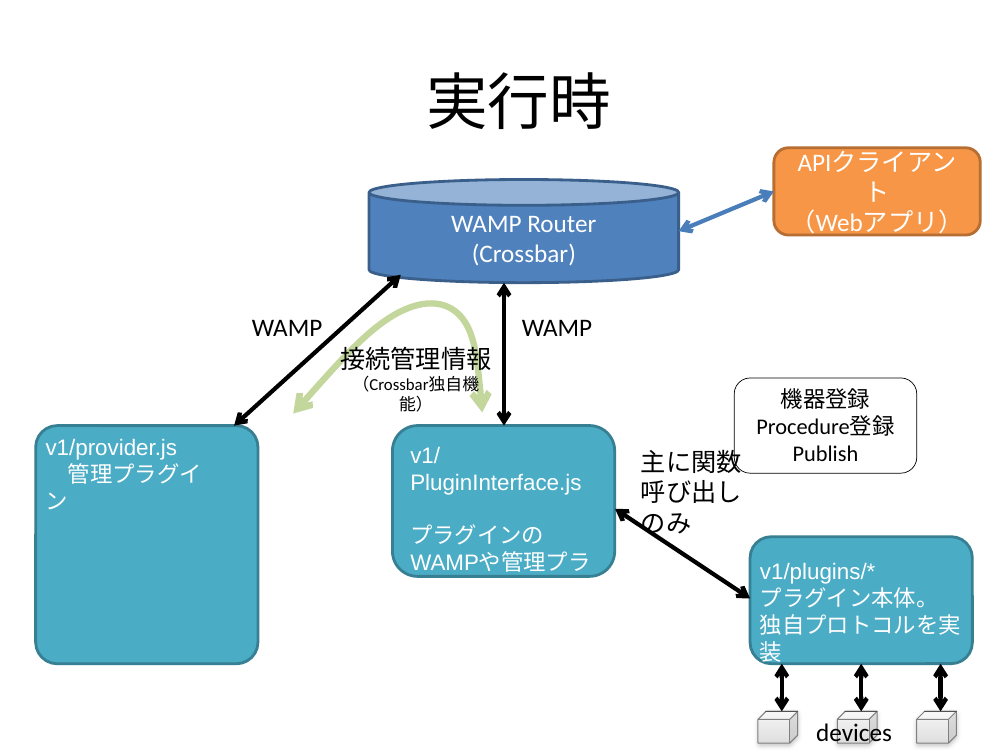
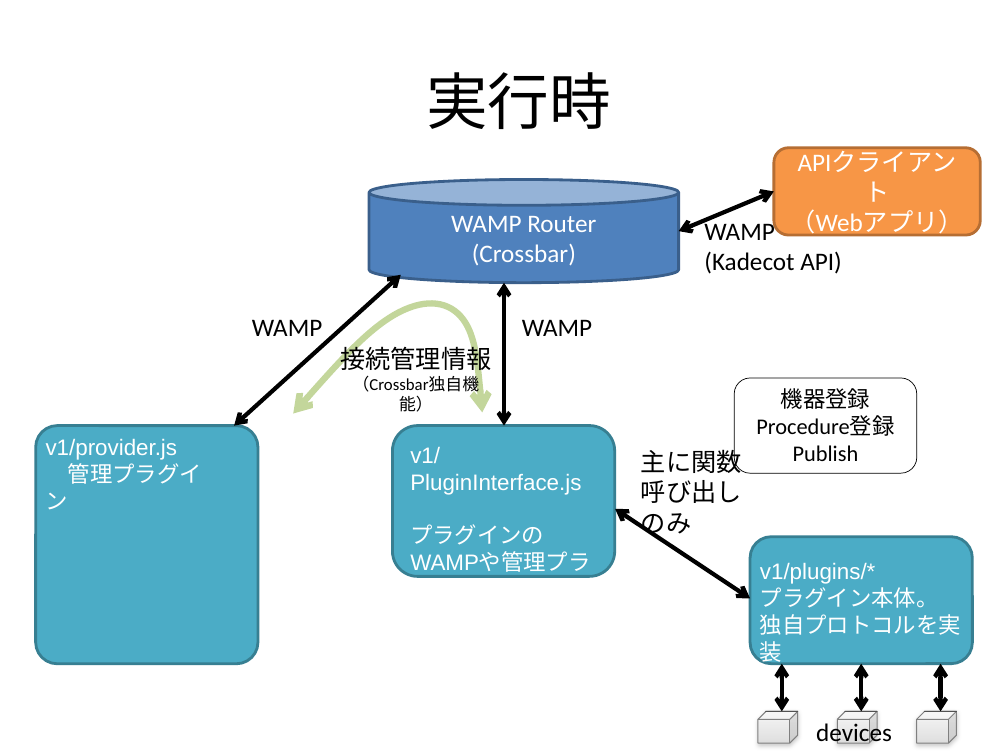
Before and after one commit to SonyCSL/Kadecot-JS, a slide deck: slide 2 of docs/Figs.pptx. Drawn at 1008x756 pixels with LibreOffice and Linux fonts; fonts in the diff are those of the drawing. Boxes give left, top, right and bottom in pixels: in the first picture for what was removed or moved away, otherwise in the second. Text is boxed around its words. In the diff, an @@ line names an element or a change of style, - is before the commit and + after.

```diff
--- a/docs/Figs.pptx
+++ b/docs/Figs.pptx
@@ double arrow (678, 231) - (774, 192): stroke #4B7EBC 3 pt to #000000 3 pt @@
@@ text added at (x1=451, y1=216, x2=842, y2=274), 18 pt, text #000000 @@
+WAMP
+(Kadecot API)
```
Also in this commit, not shown: 3 other files.
